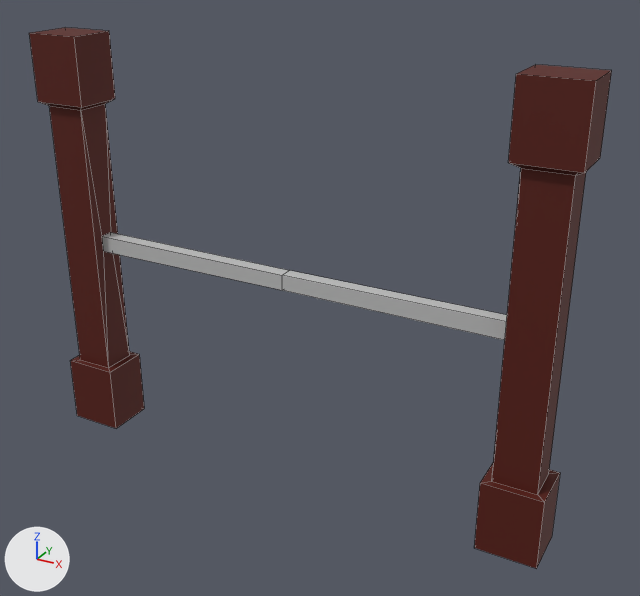
The FBX model Stealth Shooter/Assets/Models/Weapons/ChokeWire.fbx: old version first, new version second.
Both versions are drawn from a 50 mm lens placed at (6.3, -10.37, 5.86), pointed at (0.52, 0.15, 0.6). Lighting does not change. The marker at lower left points along +X, +Y and +Z. Mesh edges are drawn as thin lines. Where no turn or scale is listed for an object, it has been applied to the vertices.
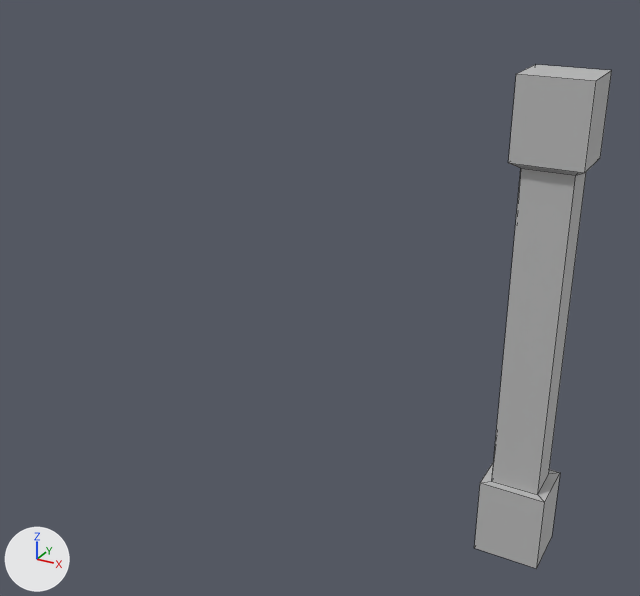
The newer file is also rescaled (x0.00133), turned or shifted as a whole; pictures and numbers use the older file's frame.

Pixel boxes (x1, y1, x2, y2) of what changed, in the pictures (640 x 596 px):
'pCube3', reshaped (76% narrower, 7% shorter)
    before: (29, 27, 612, 569)
    after: (474, 65, 612, 569)
part 1 of me_untitled, deleted
    before: (29, 27, 290, 428)
part 2 of me_untitled, cut back
    before: (282, 271, 507, 340)
part 3 of me_untitled, recoloured
    both: (474, 65, 612, 569)

The change in detail:
me_untitled is used by ob_pcube3; location (4.23, 0.0, -2.49).
Verts and faces of me_untitled; kept vertices keep their numbers, new ones are numbered from 64.
Before the commit, vertices of me_untitled: 48 (-0.77, -0.1, 3.2), 49 (-0.77, 0.1, 3.2), 50 (-0.77, -0.1, 3.46), 51 (-0.77, 0.1, 3.46), 56 (-4.2, -0.11, 3.21) at pixel (282, 290).
Before the commit, vertices of me_untitled: 57 (-4.2, 0.11, 3.21), 58 (-4.2, -0.11, 3.45) at pixel (282, 275), 59 (-4.2, 0.11, 3.45) at pixel (289, 270).
me_untitled had 64 vertices, 60 faces and spanned x -8.4..0.0, y -0.38..0.38, z 0.0..6.64.
me_untitled now has 28 vertices, 26 faces and spans x -0.9..0.0, y -0.38..0.38, z 0.0..6.64.
me_untitled part 1: the loose piece of 32 vertices spanning x -8.4..-4.2, y -0.38..0.38, z 0.0..6.64 is deleted.
Part 2, on me_untitled:
Vertices deleted: 56 to 59 (with the faces that use them).
New faces: (48, 50, 51, 49).
me_untitled part 3: 25 faces spanning x -0.9..0.0, y -0.38..0.38, z 0.0..6.64 switch from mat_material_001 (brown #551100) to mat_lambert1 (grey #bcbcbc).
